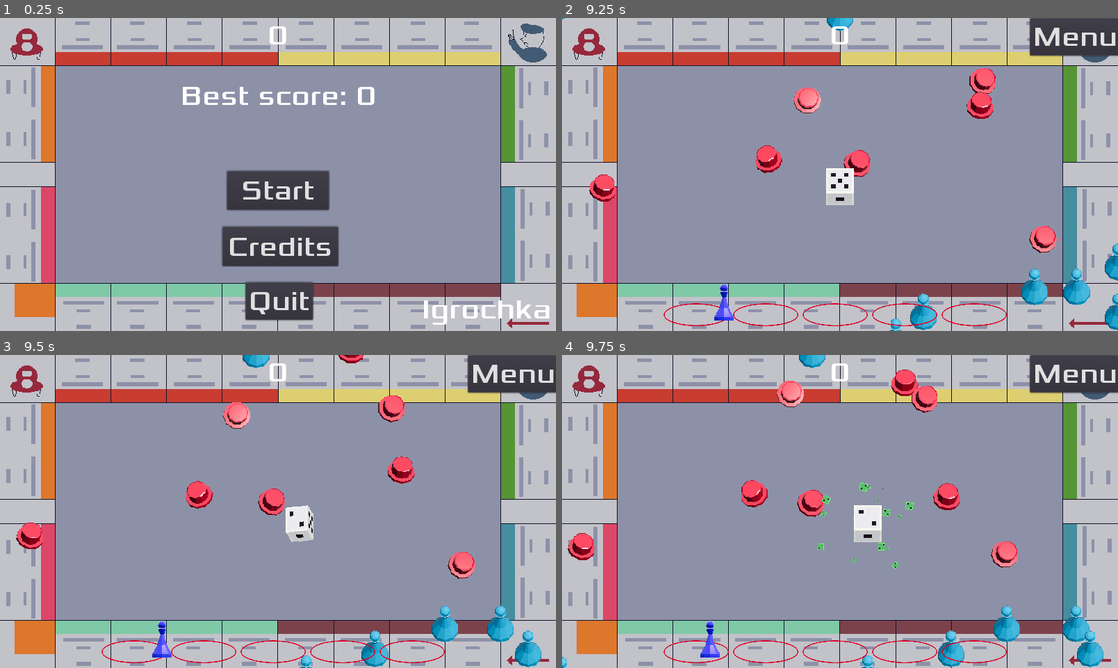
Above: before the commit, frames 1-4 (two rows, left to right).
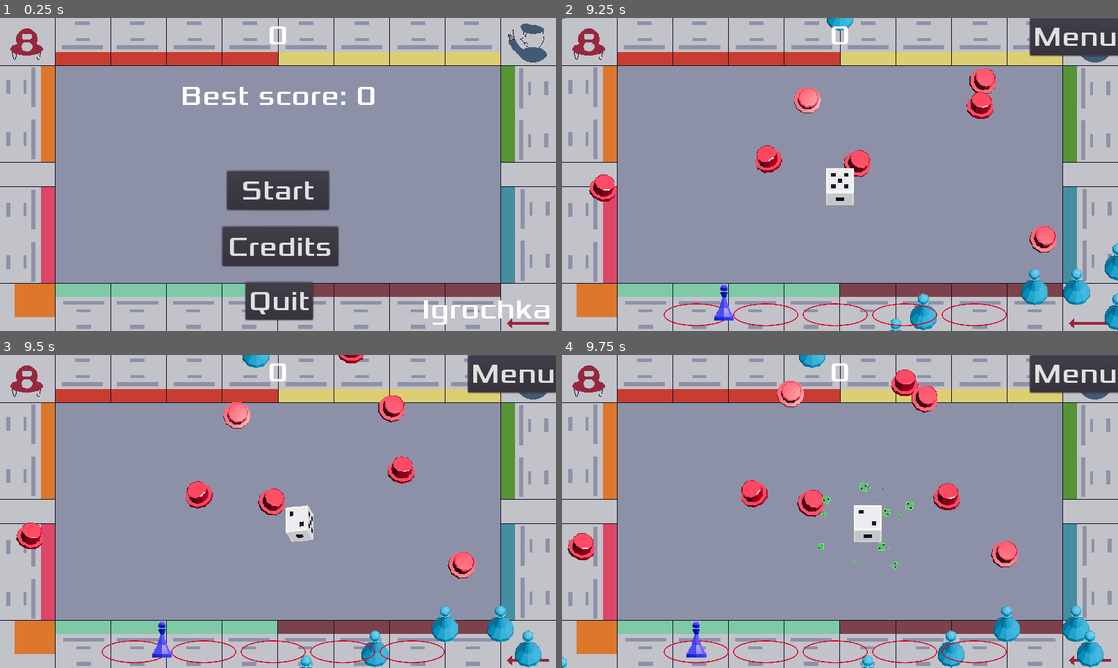
Above: after the commit, the same moments.

Repository: sialiss/GMTK-gamejam2022
Game: Godot game, scene res://scenes/Menu/Menu.tscn
Same seed, same stepped clock (60 frames per second), same inputs: the game is played once before the commit and once after it. Sound files missing from this copy of the repository are replaced by a short silence.
Inputs:
- Up to frame 1 (0.25 s): no input
- Up to frame 2 (9.25 s): click "Start" at 0.5 s; tap Enter at 1.25 s; hold Up (move_up) 1.28-2 s; click "Menu" at 2 s; hold Up (move_up) 2.78-3.5 s; click "Start" at 3.5 s; tap Space at 4.25 s; hold Left (move_left) 4.28-5.78 s; hold Down (move_down) 5.78-6.53 s; hold Right (move_right) 6.53-7.28 s; hold Up (move_up) 7.28-8.03 s; hold Right (move_right) from 8.03 s (still down)
- Up to frame 3 (9.5 s): keep holding Right (move_right)
- Up to frame 4 (9.75 s): keep holding Right (move_right)

Frames 1-3 are identical in both runs. In frame 4, 0.4% of the frame differs, in the area x 22-29%, y 84-97%.

Commit message:
Increase healing

Diff:
--- a/scenes/Player/Abilities/Healing/Healing.tscn
+++ b/scenes/Player/Abilities/Healing/Healing.tscn
@@ -52,7 +52,7 @@
 [node name="HealingArea" type="Area2D" parent="."]
 collision_layer = 0
 script = ExtResource( 2 )
-health = 5
+health = 10
 
 [node name="CollisionShape2D" type="CollisionShape2D" parent="HealingArea"]
 shape = SubResource( 1 )
